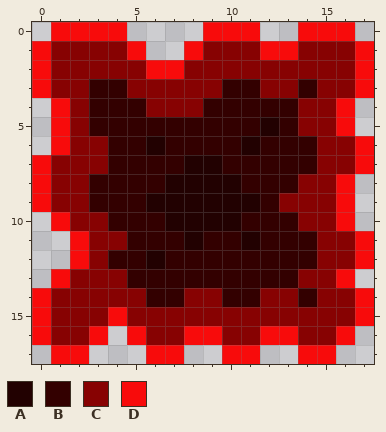
File history of a pixel-art sprite, LD38/Assets/Images/Levels/Tile 01.png. The first picture shows the starting point.
The file is 18x18 pixels. Colours within 5 levels of each other are drawn and written as one.
Palette (. is transparent): A #220101  B #330000  C #870202  D #f80b0b
Pixels before, first column x 0:
 0 .DDDD....DDD..DDD.
 1 DCCCCD..DCCCDDCCCD
 2 DCCCCCDDCCCCCCCCCD
 3 DCCBBCCCCCBBCCBCCD
 4 .DCBBBCCCBBBBBCCD.
 5 .DCBBBBBBBBBABCCD.
 6 .DCCBBABBBBABBBCCD
 7 DCCCBBBBAABBBBBCCD
 8 DCCBBBBAAAABBBCCD.
 9 DCCBBBAAAAAABCCCD.
10 .DCCBBBAAAABBBCCD.
11 ..DCCBBBABBABBBCCD
12 ..DCBBABBBBBBBBCCD
13 .DCCCBBBBBBBBBCCD.
14 DCCCCCBBCCBBCCBCCD
15 DCCCDCCCCCCCCCCCCD
16 DCCD.DCCDDCCDDCCD.
17 .DD...DD..DD..DD..
The same view after the edit:
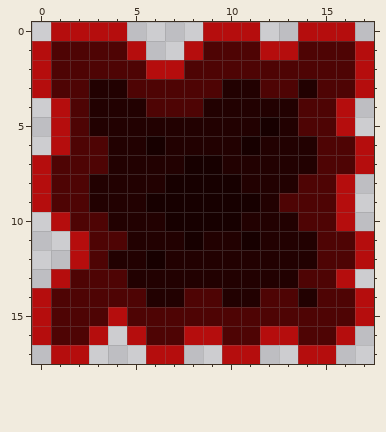
What changed:
colour A: #220101 -> #170000
colour B: #330000 -> #220101
colour C: #870202 -> #4e0404
colour D: #f80b0b -> #b50d0d
Changed places in both pictures, as pixel boxes (x1, y1, x2, y2):
changed: (32, 22, 374, 364)
